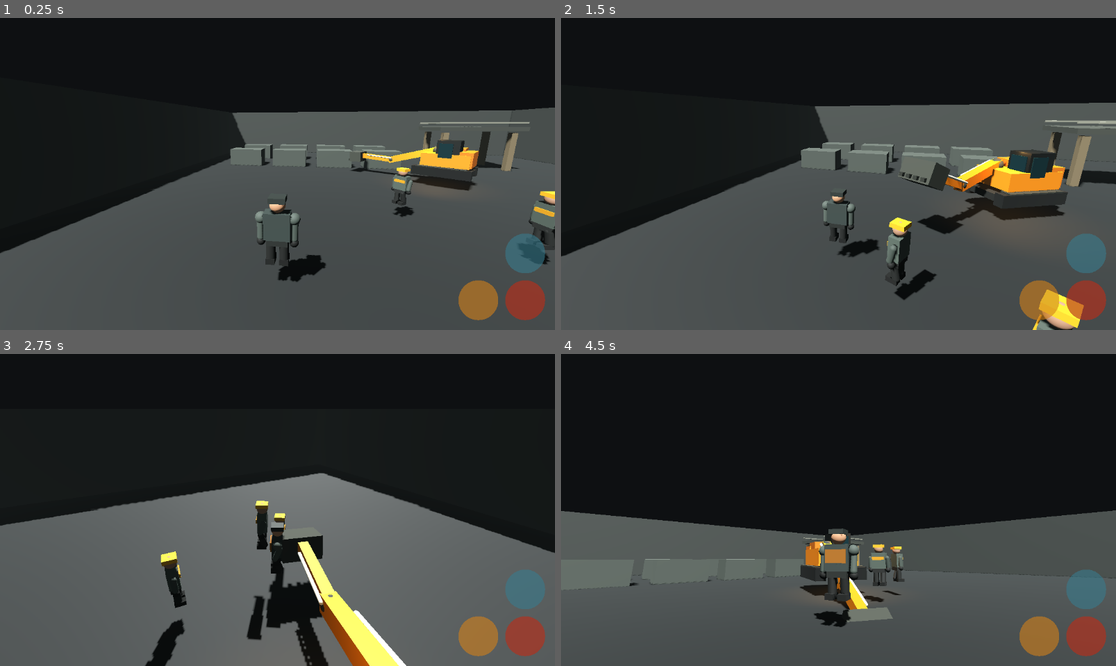
Above: before the commit, frames 1-4 (two rows, left to right).
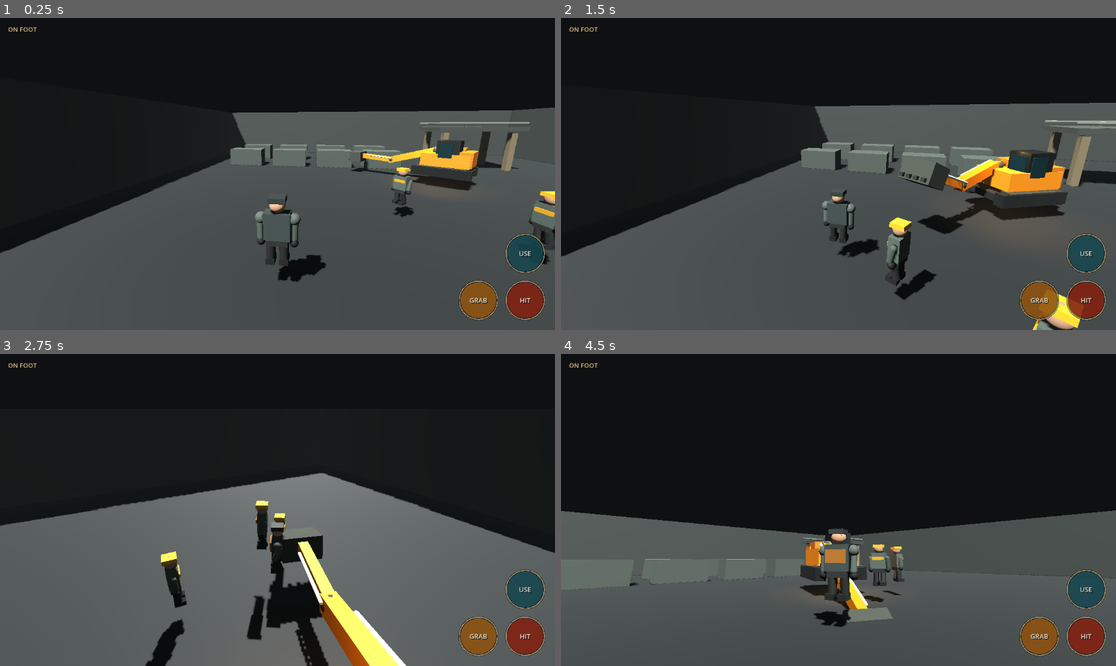
Above: after the commit, the same moments.

Repository: IssisX/IssisX
Game: Godot game, scene res://Main.tscn
Same seed, same stepped clock (60 frames per second), same inputs: the game is played once before the commit and once after it.
Inputs (mouse positions are in pixels of both pictures, inside the frame that each line leads up to):
- Up to frame 1 (0.25 s): no input
- Up to frame 2 (1.5 s): move the mouse to (810, 236) at 0.52 s; hold W 0.53-1.25 s; hold E 0.53-1.25 s; click (810, 236) at 0.67 s; drag from (1005, 220) to (810, 236) at 1.27 s
- Up to frame 3 (2.75 s): move the mouse to (111, 463) at 2.02 s; hold A from 2.03 s (still down); hold K from 2.03 s (still down); click (111, 463) at 2.17 s
- Up to frame 4 (4.5 s): release A at 2.75 s; release K at 2.75 s; drag from (866, 510) to (672, 463) at 2.77 s; move the mouse to (755, 432) at 3.52 s; hold S 3.53-4.25 s; hold J 3.53-4.25 s; click (755, 432) at 3.67 s; drag from (960, 494) to (755, 432) at 4.27 s

The runs differ from the first frame. In frame 1, 1.5% of the frame differs, in the area x 1-99%, y 2-97%; in frame 2, 1.8%; in frame 3, 2.2%; in frame 4, 1.7%.

Commit message:
Make Fold controls legible and context-aware

Diff:
--- a/kinetic-foundry/scripts/mobile_hud.gd
+++ b/kinetic-foundry/scripts/mobile_hud.gd
@@ -13,6 +13,9 @@
 var _move_origin := Vector2.ZERO
 var _move_pos := Vector2.ZERO
 var _view_size := Vector2(1920.0, 1080.0)
+var _machine_mode := false
+var _action_labels: Array[Label] = []
+var _mode_label: Label
 
 const STICK_R := 118.0
 const DEAD_R := 18.0
@@ -21,9 +24,58 @@
     mouse_filter = Control.MOUSE_FILTER_IGNORE
     set_process_input(true)
     set_process(true)
+    _build_labels()
+
+func _build_labels() -> void:
+    for i in 3:
+        var label := Label.new()
+        label.mouse_filter = Control.MOUSE_FILTER_IGNORE
+        label.horizontal_alignment = HORIZONTAL_ALIGNMENT_CENTER
+        label.vertical_alignment = VERTICAL_ALIGNMENT_CENTER
+        label.add_theme_font_size_override("font_size", 23)
+        label.add_theme_color_override("font_color", Color(0.97, 0.96, 0.90, 0.96))
+        label.add_theme_color_override("font_shadow_color", Color(0.0, 0.0, 0.0, 0.86))
+        label.add_theme_constant_override("shadow_offset_x", 2)
+        label.add_theme_constant_override("shadow_offset_y", 2)
+        add_child(label)
+        _action_labels.append(label)
+
+    _mode_label = Label.new()
+    _mode_label.mouse_filter = Control.MOUSE_FILTER_IGNORE
+    _mode_label.position = Vector2(28.0, 24.0)
+    _mode_label.size = Vector2(330.0, 52.0)
+    _mode_label.add_theme_font_size_override("font_size", 22)
+    _mode_label.add_theme_color_override("font_color", Color(0.92, 0.82, 0.55, 0.94))
+    _mode_label.add_theme_color_override("font_shadow_color", Color(0.0, 0.0, 0.0, 0.82))
+    _mode_label.add_theme_constant_override("shadow_offset_x", 2)
+    _mode_label.add_theme_constant_override("shadow_offset_y", 2)
+    add_child(_mode_label)
+    _refresh_labels()
+
+func set_machine_mode(enabled: bool) -> void:
+    _machine_mode = enabled
+    _refresh_labels()
+
+func _refresh_labels() -> void:
+    if _action_labels.size() < 3:
+        return
+    if _machine_mode:
+        _action_labels[0].text = "SMASH"
+        _action_labels[1].text = "CURL"
+        _action_labels[2].text = "EXIT"
+        _mode_label.text = "EXCAVATOR CONTROL"
+    else:
+        _action_labels[0].text = "HIT"
+        _action_labels[1].text = "GRAB"
+        _action_labels[2].text = "USE"
+        _mode_label.text = "ON FOOT"
 
 func _process(_delta: float) -> void:
     _view_size = get_viewport_rect().size
+    for i in mini(3, _action_labels.size()):
+        var rect := _button_rect(i)
+        _action_labels[i].position = rect.position
+        _action_labels[i].size = rect.size
     queue_redraw()
 
 func consume_look() -> Vector2:
@@ -116,17 +168,38 @@
         draw_circle(
             _move_origin,
             STICK_R,
-            Color(0.12, 0.14, 0.15, 0.42)
+            Color(0.07, 0.085, 0.09, 0.50)
+        )
+        draw_arc(
+            _move_origin,
+            STICK_R,
+            0.0,
+            TAU,
+            48,
+            Color(0.80, 0.66, 0.34, 0.74),
+            4.0
         )
         draw_circle(
             _move_origin + move_axis * STICK_R,
             48.0,
-            Color(0.82, 0.84, 0.78, 0.72)
+            Color(0.84, 0.78, 0.62, 0.78)
         )
-    _draw_button(0, Color(0.72, 0.18, 0.10, 0.64))
-    _draw_button(1, Color(0.82, 0.50, 0.10, 0.60))
-    _draw_button(2, Color(0.22, 0.48, 0.55, 0.60))
+    _draw_button(0, Color(0.68, 0.16, 0.08, 0.66))
+    _draw_button(1, Color(0.76, 0.43, 0.075, 0.64))
+    _draw_button(2, Color(0.12, 0.37, 0.42, 0.64))
 
 func _draw_button(index: int, color: Color) -> void:
     var rect := _button_rect(index)
-    draw_circle(rect.get_center(), rect.size.x * 0.5, color)
+    var center := rect.get_center()
+    var radius := rect.size.x * 0.5
+    draw_circle(center, radius, Color(0.025, 0.03, 0.03, 0.68))
+    draw_circle(center, radius - 7.0, color)
+    draw_arc(
+        center,
+        radius - 3.0,
+        0.0,
+        TAU,
+        48,
+        Color(0.88, 0.79, 0.58, 0.72),
+        3.0
+    )
